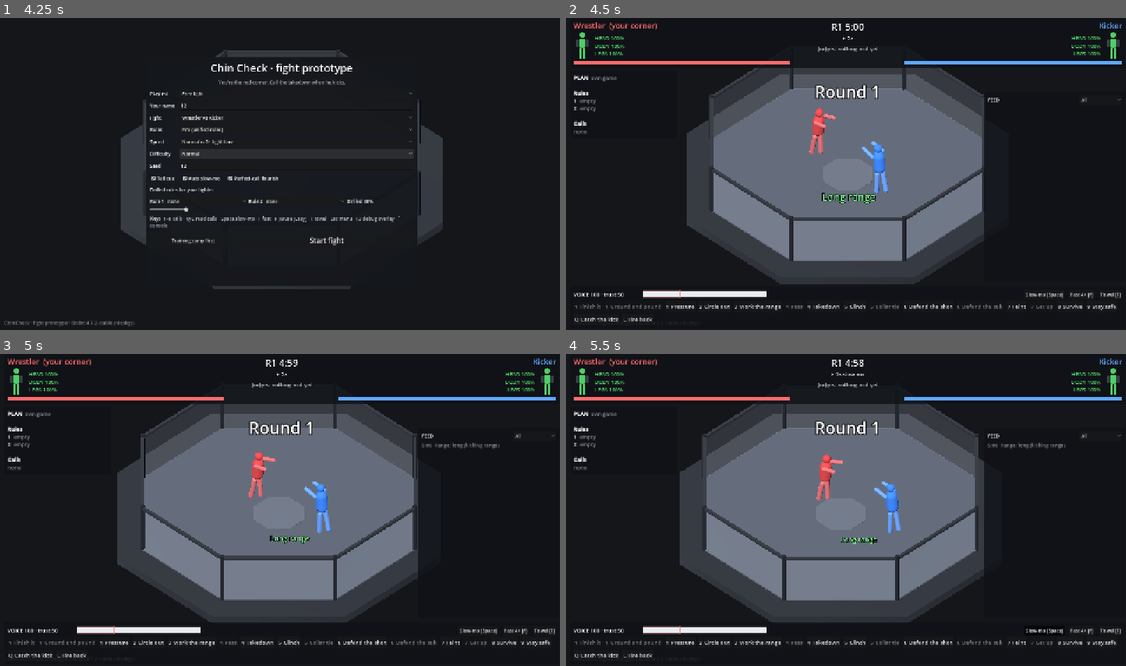
Above: before the commit, frames 1-4 (two rows, left to right).
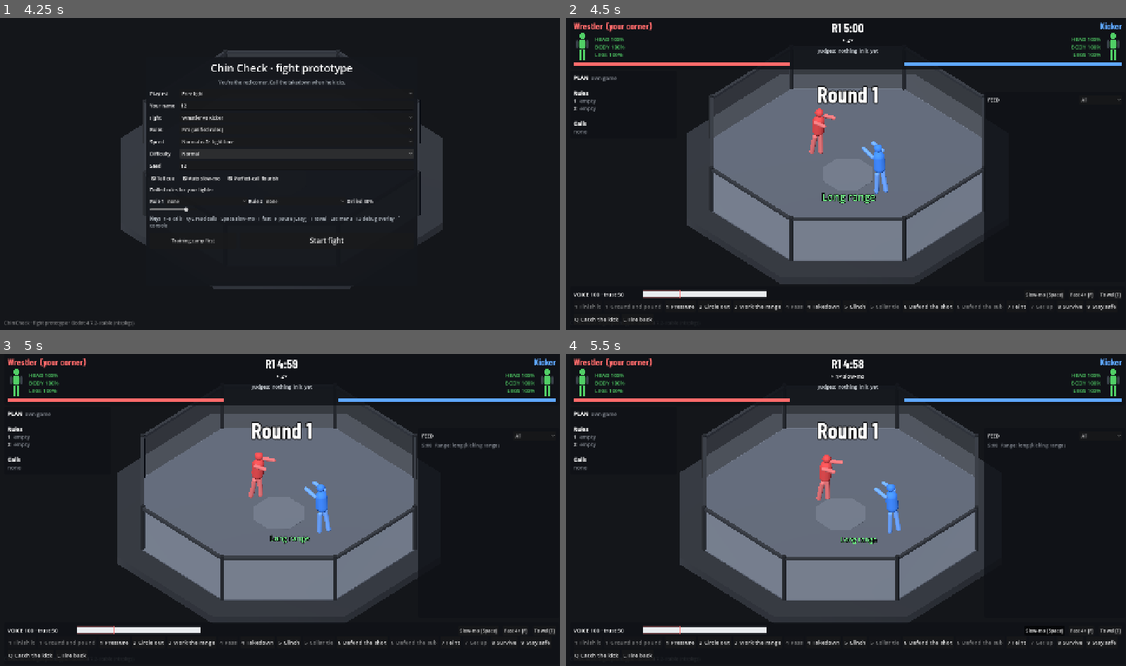
Above: after the commit, the same moments.

Repository: Dazedgenie/DazedMMA
Game: Godot game, scene res://game/main.tscn
The game is run twice, just before and just after one commit, with the same random seed, the same clock (stepped at 60 frames per second) and the same inputs.
Inputs (mouse positions are in pixels of both pictures, inside the frame that each line leads up to):
- Up to frame 1 (4.25 s): click (296, 105) at 0.52 s; type "12" at 0.6 s; click (296, 164) at 0.75 s; type "12" at 0.83 s; click "Normal is 2× fight time" at 1.25 s; click "Normal is 2× fight time" at 2 s; click "Normal" at 2.75 s; click "Normal" at 3.5 s
- Up to frame 2 (4.5 s): click "Start fight" at 4.25 s
- Up to frame 3 (5 s): no input
- Up to frame 4 (5.5 s): tap Enter at 5 s; move the mouse to (974, 491) at 5.02 s; hold Shift from 5.03 s (still down); click (974, 491) at 5.17 s; tap Space at 5.27 s

Frame 1 is identical in both runs. In frame 2, 2.3% of the frame differs, in the area x 1-100%, y 1-28%; in frame 3, 2.2%; in frame 4, 2.3%.

Commit message:
D171: the fight night card, and the display font on the fight screen
When the camp's last week has run, a full-screen fight night card opens over the
planner: the fighter with a big body figure, the gas tank, fatigue and injury, the
doctor's verdict as a tilted stamp, the camp's weeks and what it added, and Back to the
camp / Pull out / Fight!. The fight screen's names, round clock, round banner, ROCKED
and dialog titles use the display font. Presentation only.

Co-Authored-By: Claude Opus 5.5 <noreply@anthropic.com>
Claude-Session: https://claude.ai/code/session_01KLgVhoGqRdb2HB4CeiCBFL

Diff:
--- /dev/null
+++ b/tests/ui/test_fight_night_card.gd
@@ -0,0 +1,83 @@
+extends GutTest
+## The fight night card (ui/fight_night_card.gd, D171, docs/02 §3.11): shown over the camp planner when the camp is
+## over, with the gas tank, fatigue, injury, the doctor's stamp and Fight! or Pull out.
+
+var _planner: CampPlanner
+
+
+func before_each() -> void:
+	_planner = CampPlanner.new(FighterLibrary.load_dir().profile("wrestler"), 1)
+	_planner.opponent_name = "Kicker"
+	add_child_autofree(_planner)
+
+
+func test_it_opens_when_the_last_week_has_run_and_not_before() -> void:
+	_planner.run_week()
+	assert_false(_planner.night_card.visible)
+	_planner.run_rest()
+	assert_true(_planner.night_card.visible)
+	var text: String = _planner.night_card.text()
+	assert_string_contains(text, "vs Kicker")
+	assert_string_contains(text, "Gas tank")
+	assert_true(_planner.night_card.can_fight())
+
+
+func test_a_fit_fighter_gets_the_cleared_stamp_and_a_full_tank() -> void:
+	_planner.run_rest()
+	_planner.camp.fatigue = 0.0
+	_planner.camp.injured_days = 0
+	_planner._refresh()
+	var text: String = _planner.night_card.text()
+	assert_string_contains(text, "CLEARED")
+	assert_string_contains(text, "Gas tank 100%")
+	assert_string_contains(text, "Injury None")
+
+
+func test_a_hurt_fighter_is_cleared_to_fight_hurt_and_the_figure_shows_where() -> void:
+	_planner.run_rest()
+	_planner.camp.fatigue = 60.0
+	_planner.camp.injured_days = 3
+	_planner.camp.injury_area = "legs"
+	_planner._refresh()
+	var text: String = _planner.night_card.text()
+	assert_string_contains(text, "CLEARED TO FIGHT HURT")
+	assert_string_contains(text, "Gas tank 75%")
+	assert_string_contains(text, "Legs, 3 days to heal")
+	assert_gt(float(_planner.night_card._figure.hurt.legs), 0.0)
+	assert_true(_planner.night_card.can_fight())
+
+
+func test_the_doctor_stamps_not_cleared_and_fight_is_off() -> void:
+	_planner.run_rest()
+	_planner.camp.injured_days = 9
+	_planner.camp.injury_area = "head"
+	_planner._refresh()
+	assert_string_contains(_planner.night_card.text(), "NOT CLEARED")
+	assert_false(_planner.night_card.can_fight())
+
+
+func test_pulling_out_from_the_card_stamps_it_and_calls_the_fight_off() -> void:
+	_planner.run_rest()
+	_planner.night_card.pull_out_pressed.emit()
+	assert_true(_planner.pulled_out)
+	assert_string_contains(_planner.night_card.text(), "PULLED OUT")
+	assert_false(_planner.night_card.can_fight())
+
+
+func test_fight_on_the_card_takes_the_trained_fighter_into_the_fight() -> void:
+	_planner.run_rest()
+	watch_signals(_planner)
+	_planner.night_card.press_fight()
+	assert_signal_emitted(_planner, "fight_pressed")
+	assert_eq(get_signal_parameters(_planner, "fight_pressed")[0].id, "wrestler_camp")
+
+
+func test_going_back_shows_the_camp_and_fight_night_brings_the_card_back() -> void:
+	_planner.run_rest()
+	_planner.night_card.back_pressed.emit()
+	assert_false(_planner.night_card.visible)
+	assert_true(_planner._night_button.visible)
+	_planner._night_button.pressed.emit()
+	assert_true(_planner.night_card.visible)
+	_planner.reset()
+	assert_false(_planner.night_card.visible, "a new camp starts on week 1")
--- a/ui/camp_countdown.gd
+++ b/ui/camp_countdown.gd
@@ -9,6 +9,8 @@
 const FIGHT_W: float = 96.0
 const FONT_SIZE: int = 15
 const SMALL: int = 12
+## Narrower weeks than this don't show the plan's name under the week.
+const SUB_MIN_W: float = 90.0
 const TEXT := Color("#e9ecef")
 const DIM := Color("#8a8f98")
 const TRACK := Color("#22272f")
@@ -68,13 +70,15 @@
 			box.border_color = RED
 		draw_style_box(box, rect)
 		var colour: Color = TEXT if i <= run else DIM
-		draw_string(display, Vector2(x, 24.0), "WEEK %d" % (i + 1), HORIZONTAL_ALIGNMENT_CENTER, w, FONT_SIZE + 3, colour)
+		var label_y: float = 24.0 if w >= SUB_MIN_W else 33.0
+		draw_string(display, Vector2(x, label_y), "WEEK %d" % (i + 1), HORIZONTAL_ALIGNMENT_CENTER, w, FONT_SIZE + 3, colour)
 		var under: String = ""
 		if i < history.size():
 			under = String(history[i].get("plan", ""))
 		elif i == run:
 			under = "fight week" if i == weeks - 1 else "now"
-		draw_string(font, Vector2(x + 4.0, 41.0), under, HORIZONTAL_ALIGNMENT_CENTER, w - 8.0, SMALL, DIM)
+		if w >= SUB_MIN_W:  # Too narrow to read, so the plan's name is left to the tooltip.
+			draw_string(font, Vector2(x + 4.0, 41.0), under, HORIZONTAL_ALIGNMENT_CENTER, w - 8.0, SMALL, DIM)
 		if i < history.size() and bool(history[i].get("hurt", false)):
 			draw_circle(Vector2(x + w - 9.0, 9.0), 4.0, RED, true, -1.0, true)
 		x += w + PIP_GAP
--- a/ui/camp_planner.gd
+++ b/ui/camp_planner.gd
@@ -107,6 +107,11 @@
 var _fight: Button
 var _pull_out: Button
 var _filling: bool = false  # Setting the slots from a preset, not by hand.
+## The fight night card (D171) shown over the planner once the camp is over, and whether the player has gone back
+## from it to look at the camp.
+var night_card: FightNightCard
+var _night_open: bool = true
+var _night_button: Button
 
 
 func _init(profile: Dictionary, camp_seed: int = 1, library: TrainingLibrary = null) -> void:
@@ -147,12 +152,18 @@
 	_button(buttons, "Start the camp again", reset)
 	_run = _button(buttons, "Run week 1", run_week)
 	_run_rest = _button(buttons, "Run every week left like this one", run_rest)
+	_night_button = _button(buttons, "Fight night", func() -> void: show_night_card(true))
 	_pull_out = _button(buttons, "Pull out of the fight", pull_out)
 	_fight = _button(buttons, "Fight!", func() -> void: fight_pressed.emit(trained_profile()))
-	DisplayFont.apply(_fight, 30)
 	_fight.custom_minimum_size.x = 160.0
-	_style_fight_button()
+	style_fight_button(_fight, 30)
 	_build_session_menu()
+	night_card = FightNightCard.new()
+	night_card.visible = false
+	night_card.fight_pressed.connect(func() -> void: fight_pressed.emit(trained_profile()))
+	night_card.pull_out_pressed.connect(pull_out)
+	night_card.back_pressed.connect(func() -> void: show_night_card(false))
+	add_child(night_card)
 	_new_camp()
 	pick_preset(START_PLAN if _plan_ids.has(START_PLAN) else _plan_ids[0])
 
@@ -160,6 +171,12 @@
 ## Starts the camp over: week 1, the fighter as they came in (the week on screen stays).
 func reset() -> void:
 	_new_camp()
+	_refresh()
+
+
+## Opens the fight night card over the planner (once the camp is over), or goes back from it to the camp.
+func show_night_card(open: bool) -> void:
+	_night_open = open
 	_refresh()
 
 
@@ -621,7 +638,9 @@
 	(gauge.bar as ProgressBar).value = clampf(share, 0.0, 1.0) if text != "–" else 0.0
 
 
-func _style_fight_button() -> void:
+## The red Fight! button, in the display font (the planner's and the fight night card's).
+static func style_fight_button(button: Button, font_size: int) -> void:
+	DisplayFont.apply(button, font_size)
 	for state in ["normal", "hover", "pressed", "focus"]:
 		var style := StyleBoxFlat.new()
 		style.bg_color = Color("#e03131") if state != "hover" else Color("#f03e3e")
@@ -631,9 +650,9 @@
 			style.draw_center = false
 			style.set_border_width_all(2)
 			style.border_color = Color.WHITE
-		_fight.add_theme_stylebox_override(state, style)
-	_fight.add_theme_color_override("font_color", Color.WHITE)
-	_fight.add_theme_color_override("font_hover_color", Color.WHITE)
+		button.add_theme_stylebox_override(state, style)
+	button.add_theme_color_override("font_color", Color.WHITE)
+	button.add_theme_color_override("font_hover_color", Color.WHITE)
 
 
 func _text_box(min_size: Vector2) -> RichTextLabel:
@@ -695,6 +714,7 @@
 	camp = TrainingCamp.new(_start, _camp_seed, _library)
 	reports.clear()
 	pulled_out = false
+	_night_open = true
 
 
 func _on_preset_selected(index: int) -> void:
@@ -753,17 +773,33 @@
 	_forecast.text = _forecast_bbcode(forecast)
 	_log.text = _log_bbcode()
 	_refresh_stats(forecast.get("gains", {}))
-	if can_fight():
+	_night_button.visible = done()
+	night_card.visible = done() and _night_open
+	if night_card.visible:
+		night_card.show_night(_night_info())
+	elif can_fight():
 		FightHud.focus_later(_fight)
+
+
+## What the fight night card shows (FightNightCard.show_night).
+func _night_info() -> Dictionary:
+	var start_chin: float = float(_start.get("stats", {}).get("chin", FighterState.DEFAULT_STAT))
+	return { "name": String(_start.get("name", "Fighter")), "age": camp.age, "weeks": weeks, "opponent": opponent_name,
+		"night": camp.fight_night(), "pulled_out": pulled_out, "history": _history(), "gains": camp.camp_gains(),
+		"chin": camp.stat("chin"), "chin_change": camp.stat("chin") - start_chin }
+
+
+## The weeks run so far, for the countdowns (CampCountdown.show_camp).
+func _history() -> Array[Dictionary]:
+	var history: Array[Dictionary] = []
+	for i in reports.size():
+		history.append({ "plan": _plan_name(reports[i].plan), "hurt": not (reports[i].injuries as Array).is_empty(), "tip": _week_line(i, false) })
+	return history
 
 
 func _refresh_top() -> void:
 	var off: bool = done() and not can_fight()
-	var history: Array[Dictionary] = []
-	for i in reports.size():
-		var r: Dictionary = reports[i]
-		history.append({ "plan": _plan_name(r.plan), "hurt": not (r.injuries as Array).is_empty(), "tip": _week_line(i, false) })
-	_countdown.show_camp(weeks, history, off)
+	_countdown.show_camp(weeks, _history(), off)
 	var days: int = days_to_fight()
 	if off:
 		_days.text = "Fight off"
--- a/ui/fight_hud.gd
+++ b/ui/fight_hud.gd
@@ -399,7 +399,7 @@
 		var block := VBoxContainer.new()
 		block.size_flags_horizontal = Control.SIZE_EXPAND_FILL
 		var name_label := Label.new()
-		name_label.add_theme_font_size_override("font_size", 26)
+		DisplayFont.apply(name_label, 32)
 		name_label.add_theme_color_override("font_color", FIGHTER_COLOURS[i])
 		name_label.horizontal_alignment = HORIZONTAL_ALIGNMENT_LEFT if i == 0 else HORIZONTAL_ALIGNMENT_RIGHT
 		block.add_child(name_label)
@@ -422,7 +422,7 @@
 			_area_labels[i].append(line)
 		var rocked := Label.new()
 		rocked.text = "ROCKED"
-		rocked.add_theme_font_size_override("font_size", 18)
+		DisplayFont.apply(rocked, 22)
 		rocked.add_theme_color_override("font_color", PIP_COLOURS[2])
 		rocked.horizontal_alignment = HORIZONTAL_ALIGNMENT_LEFT if i == 0 else HORIZONTAL_ALIGNMENT_RIGHT
 		rocked.visible = false
@@ -527,7 +527,7 @@
 	_banner.offset_left = -500.0
 	_banner.offset_right = 500.0
 	_banner.horizontal_alignment = HORIZONTAL_ALIGNMENT_CENTER
-	_banner.add_theme_font_size_override("font_size", 56)
+	DisplayFont.apply(_banner, 76)
 	_banner.add_theme_color_override("font_outline_color", Color.BLACK)
 	_banner.add_theme_constant_override("outline_size", 12)
 	_banner.visible = false
@@ -563,7 +563,7 @@
 	dialog_column.add_theme_constant_override("separation", 14)
 	_dialog.add_child(dialog_column)
 	_dialog_title = Label.new()
-	_dialog_title.add_theme_font_size_override("font_size", 34)
+	DisplayFont.apply(_dialog_title, 44)
 	_dialog_title.horizontal_alignment = HORIZONTAL_ALIGNMENT_CENTER
 	dialog_column.add_child(_dialog_title)
 	_dialog_body = RichTextLabel.new()
@@ -587,7 +587,7 @@
 	block.custom_minimum_size = Vector2(340.0, 0.0)
 	_clock = Label.new()
 	_clock.horizontal_alignment = HORIZONTAL_ALIGNMENT_CENTER
-	_clock.add_theme_font_size_override("font_size", 32)
+	DisplayFont.apply(_clock, 42)
 	block.add_child(_clock)
 	_speed = Label.new()
 	_speed.horizontal_alignment = HORIZONTAL_ALIGNMENT_CENTER
--- /dev/null
+++ b/ui/fight_night_card.gd
@@ -0,0 +1,335 @@
+class_name FightNightCard
+extends PanelContainer
+## Fight night (D171, docs/02 §3.11): the full-screen card the camp planner shows when the last week has run. It says
+## how the camp sends the fighter in (TrainingCamp.fight_night, D135): the body figure with any healing injury, the
+## gas tank, how tired he is, what the camp added, and the doctor's verdict as a stamp; then Fight! or Pull out.
+## The opponent isn't here: the head-to-head is the fight setup's tale of the tape (Kyle's call).
+
+signal fight_pressed
+signal pull_out_pressed
+signal back_pressed
+
+const BACKGROUND := Color(0.06, 0.07, 0.09)
+const CARD := Color("#1b1f26")
+const RED_CORNER := Color("#ff6b6b")
+const TEXT := Color("#e9ecef")
+const DIM := Color("#8a8f98")
+const GOOD := Color("#51cf66")
+const WARN := Color("#fcc419")
+const BAD := Color("#ff6b6b")
+## The doctor's stamp: what it says and its colour, by verdict (TrainingCamp.FIT …), and once he's pulled out.
+const STAMPS := {
+	TrainingCamp.FIT: ["CLEARED", GOOD],
+	TrainingCamp.CLEARED_HURT: ["CLEARED TO FIGHT HURT", WARN],
+	TrainingCamp.NOT_CLEARED: ["NOT CLEARED", BAD],
+	"pulled_out": ["PULLED OUT", DIM],
+}
+## The stamp's tilt, in degrees.
+const STAMP_TILT: float = -7.0
+## How many of the camp's biggest gains it lists.
+const GAINS_SHOWN: int = 6
+
+var _title: Label
+var _subtitle: Label
+var _figure: BodyDamageFigure
+var _who: Label
+var _tank: Label
+var _tank_bar: ProgressBar
+var _tank_fill: StyleBoxFlat
+var _tank_note: Label
+var _fatigue: Label
+var _fatigue_note: Label
+var _injury: Label
+var _injury_note: Label
+var _stamp: Label
+var _stamp_box: PanelContainer
+var _verdict: Label
+var _countdown: CampCountdown
+var _gains: RichTextLabel
+var _fight: Button
+var _pull_out: Button
+
+
+func _init() -> void:
+	set_anchors_preset(Control.PRESET_FULL_RECT)
+	add_theme_stylebox_override("panel", FightHud._panel_style(BACKGROUND))
+	var column := VBoxContainer.new()
+	column.add_theme_constant_override("separation", 18)
+	add_child(column)
+
+	var head := VBoxContainer.new()
+	head.add_theme_constant_override("separation", 0)
+	column.add_child(head)
+	_title = Label.new()
+	_title.text = "FIGHT NIGHT"
+	_title.horizontal_alignment = HORIZONTAL_ALIGNMENT_CENTER
+	DisplayFont.apply(_title, 84)
+	_title.add_theme_color_override("font_color", RED_CORNER)
+	head.add_child(_title)
+	_subtitle = _label(20, DIM)
+	_subtitle.horizontal_alignment = HORIZONTAL_ALIGNMENT_CENTER
+	head.add_child(_subtitle)
+
+	var body := HBoxContainer.new()
+	body.add_theme_constant_override("separation", 20)
+	body.size_flags_vertical = Control.SIZE_EXPAND_FILL
+	body.alignment = BoxContainer.ALIGNMENT_CENTER
+	column.add_child(body)
+	body.add_child(_build_fighter_card())
+	body.add_child(_build_condition_card())
+	body.add_child(_build_camp_card())
+
+	var buttons := HBoxContainer.new()
+	buttons.alignment = BoxContainer.ALIGNMENT_CENTER
+	buttons.add_theme_constant_override("separation", 16)
+	column.add_child(buttons)
+	var back := CampPlanner._button(buttons, "Back to the camp", func() -> void: back_pressed.emit())
+	back.custom_minimum_size.x = 220.0
+	_pull_out = CampPlanner._button(buttons, "Pull out of the fight", func() -> void: pull_out_pressed.emit())
+	_pull_out.custom_minimum_size.x = 260.0
+	_fight = CampPlanner._button(buttons, "Fight!", func() -> void: fight_pressed.emit())
+	_fight.custom_minimum_size = Vector2(280.0, 64.0)
+	CampPlanner.style_fight_button(_fight, 38)
+
+
+## Fills the card. `info`: name, age, weeks, opponent, night (TrainingCamp.fight_night), pulled_out, history (the
+## countdown's weeks), gains (stat id → what the camp added), chin and chin_change.
+func show_night(info: Dictionary) -> void:
+	var night: Dictionary = info.night
+	var against: String = " · vs %s" % info.opponent if String(info.get("opponent", "")) != "" else ""
+	_subtitle.text = "Saturday evening%s · after a %d-week camp" % [against, int(info.weeks)]
+	_who.text = "%s, %d" % [info.name, int(info.age)]
+	for area: String in BodyDamageFigure.AREAS:
+		_figure.hurt[area] = float(night.hurt.get(area, 0.0))
+	var legs: float = float(night.hurt.get("legs", 0.0))
+	_figure.leg_hurt = [legs, legs]
+	_figure.queue_redraw()
+
+	var tank: float = float(night.tank)
+	_tank.text = "%d%%" % roundi(100.0 * tank)
+	var tank_colour: Color = GOOD if tank >= 0.995 else (WARN if tank >= 0.85 else BAD)
+	_tank.add_theme_color_override("font_color", tank_colour)
+	_tank_fill.bg_color = tank_colour
+	_tank_bar.value = tank
+	_tank_note.text = "A full tank for the whole fight." if tank >= 0.995 else "The camp's fatigue shrinks the tank for the whole fight."
+	var fatigue: float = float(night.fatigue)
+	_fatigue.text = "%d" % roundi(fatigue)
+	_fatigue.add_theme_color_override("font_color", GOOD if fatigue < TrainingCamp.FRESH_BELOW else (WARN if fatigue < TrainingCamp.FATIGUE_FREE else BAD))
+	_fatigue_note.text = CampPlanner._sentence(TrainingCamp.freshness(fatigue))
+	var days: int = int(night.injured_days)
+	if days > 0:
+		var area: String = night.injury_area
+		_injury.text = "%s, %d days to heal" % [area.capitalize(), days]
+		_injury.add_theme_color_override("font_color", BAD)
+		_injury_note.text = "Starts the fight %d%% hurt there: %s." % [roundi(100.0 * float(night.hurt[area])), CampPlanner.HURT_EFFECTS.get(area, "")]
+	else:
+		_injury.text = "None"
+		_injury.add_theme_color_override("font_color", GOOD)
+		_injury_note.text = "Nothing healing."
+
+	var verdict: String = "pulled_out" if bool(info.get("pulled_out", false)) else String(night.doctor)
+	_stamp.text = STAMPS[verdict][0]
+	_stamp_box.reset_size()  # Shrink to a shorter word.
+	var colour: Color = STAMPS[verdict][1]
+	_stamp.add_theme_color_override("font_color", colour)
+	(_stamp_box.get_theme_stylebox("panel") as StyleBoxFlat).border_color = colour
+	match verdict:
+		"pulled_out":
+			_verdict.text = "You pulled him out. The fight is off and the camp is wasted."
+		TrainingCamp.NOT_CLEARED:
+			_verdict.text = "More than %d days still to heal. The fight is off and the camp is wasted." % TrainingCamp.DOCTOR_MAX_DAYS
+		TrainingCamp.CLEARED_HURT:
+			_verdict.text = "He can fight hurt. Fighting on it has a %d%% chance of making it worse (a longer layoff after). You can pull out instead." % roundi(100.0 * float(night.worsen_chance))
+		_:
+			_verdict.text = "Fit to fight."
+	_fight.disabled = verdict != TrainingCamp.FIT and verdict != TrainingCamp.CLEARED_HURT
+	_pull_out.disabled = _fight.disabled
+	if not _fight.disabled:
+		FightHud.focus_later(_fight)
+
+	var history: Array[Dictionary] = []
+	history.assign(info.get("history", []))
+	_countdown.show_camp(int(info.weeks), history, _fight.disabled)
+	_gains.text = _gains_bbcode(info.get("gains", {}), float(info.get("chin_change", 0.0)), float(info.get("chin", 0.0)))
+
+
+## The card as text (tests read it).
+func text() -> String:
+	return "\n".join([_subtitle.text, _who.text, "Gas tank " + _tank.text, _tank_note.text, "Fatigue " + _fatigue.text,
+		_fatigue_note.text, "Injury " + _injury.text, _injury_note.text, _stamp.text, _verdict.text, _gains.get_parsed_text()])
+
+
+func can_fight() -> bool:
+	return not _fight.disabled
+
+
+func press_fight() -> void:
+	if not _fight.disabled:
+		_fight.pressed.emit()
+
+
+# --- building it -----------------------------------------------------------------
+
+func _build_fighter_card() -> Control:
+	var card := _card(Vector2(360.0, 0.0))
+	var box: VBoxContainer = card.get_child(0)
+	box.alignment = BoxContainer.ALIGNMENT_CENTER
+	_who = Label.new()
+	DisplayFont.apply(_who, 40)
+	_who.add_theme_color_override("font_color", RED_CORNER)
+	_who.horizontal_alignment = HORIZONTAL_ALIGNMENT_CENTER
+	box.add_child(_who)
+	var corner := _label(16, DIM)
+	corner.text = "Your corner"
+	corner.horizontal_alignment = HORIZONTAL_ALIGNMENT_CENTER
+	box.add_child(corner)
+	_figure = BodyDamageFigure.new()
+	_figure.custom_minimum_size = Vector2(180.0, 300.0)
+	_figure.size_flags_horizontal = Control.SIZE_SHRINK_CENTER
+	_figure.tooltip_text = "where he's hurt as he walks out: green is fresh, red is badly hurt"
+	box.add_child(_figure)
+	return card
+
+
+func _build_condition_card() -> Control:
+	var card := _card(Vector2(520.0, 0.0))
+	var box: VBoxContainer = card.get_child(0)
+	box.add_theme_constant_override("separation", 6)
+	box.add_child(_heading("Gas tank"))
+	_tank = _big()
+	box.add_child(_tank)
+	_tank_bar = ProgressBar.new()
+	_tank_bar.show_percentage = false
+	_tank_bar.max_value = 1.0
+	_tank_bar.custom_minimum_size.y = 12.0
+	var track := StyleBoxFlat.new()
+	track.bg_color = Color("#2b3038")
+	track.set_corner_radius_all(6)
+	_tank_bar.add_theme_stylebox_override("background", track)
+	_tank_fill = StyleBoxFlat.new()
+	_tank_fill.set_corner_radius_all(6)
+	_tank_bar.add_theme_stylebox_override("fill", _tank_fill)
+	box.add_child(_tank_bar)
+	_tank_note = _note()
+	box.add_child(_tank_note)
+	box.add_child(_spacer())
+	box.add_child(_heading("Fatigue"))
+	var fatigue_row := HBoxContainer.new()
+	fatigue_row.add_theme_constant_override("separation", 14)
+	box.add_child(fatigue_row)
+	_fatigue = _big()
+	fatigue_row.add_child(_fatigue)
+	_fatigue_note = _label(22, TEXT)
+	_fatigue_note.size_flags_vertical = Control.SIZE_SHRINK_CENTER
+	fatigue_row.add_child(_fatigue_note)
+	box.add_child(_spacer())
+	box.add_child(_heading("Injury"))
+	_injury = Label.new()
+	DisplayFont.apply(_injury, 40)
+	box.add_child(_injury)
+	_injury_note = _note()
+	box.add_child(_injury_note)
+	box.add_child(_spacer())
+	box.add_child(_heading("The doctor"))
+	_stamp_box = PanelContainer.new()
+	var stamp_style := StyleBoxFlat.new()
+	stamp_style.draw_center = false
+	stamp_style.set_border_width_all(5)
+	stamp_style.set_corner_radius_all(8)
+	stamp_style.set_content_margin_all(10)
+	stamp_style.content_margin_left = 22.0
+	stamp_style.content_margin_right = 22.0
+	_stamp_box.add_theme_stylebox_override("panel", stamp_style)
+	_stamp_box.rotation_degrees = STAMP_TILT
+	# A container would undo the tilt, so the stamp sits in a plain Control that it sizes.
+	var holder := Control.new()
+	holder.size_flags_horizontal = Control.SIZE_SHRINK_CENTER
+	holder.add_child(_stamp_box)
+	_stamp_box.resized.connect(func() -> void:
+		_stamp_box.pivot_offset = _stamp_box.size * 0.5
+		var lift: float = absf(sin(deg_to_rad(STAMP_TILT))) * _stamp_box.size.x * 0.5  # How far the tilt raises one end.
+		holder.custom_minimum_size = _stamp_box.size + Vector2(0.0, 2.0 * lift)
+		_stamp_box.position = Vector2(0.0, lift))
+	_stamp = Label.new()
+	DisplayFont.apply(_stamp, 46)
+	_stamp_box.add_child(_stamp)
+	box.add_child(holder)
+	_verdict = _note()
+	box.add_child(_verdict)
+	return card
+
+
+func _build_camp_card() -> Control:
+	var card := _card(Vector2(560.0, 0.0))
+	var box: VBoxContainer = card.get_child(0)
+	box.add_child(_heading("The camp"))
+	_countdown = CampCountdown.new()
+	box.add_child(_countdown)
+	box.add_child(_spacer())
+	box.add_child(_heading("What it added"))
+	_gains = RichTextLabel.new()
+	_gains.bbcode_enabled = true
+	_gains.fit_content = true
+	_gains.size_flags_vertical = Control.SIZE_EXPAND_FILL
+	_gains.add_theme_font_size_override("normal_font_size", 20)
+	_gains.add_theme_color_override("default_color", TEXT)
+	box.add_child(_gains)
+	return card
+
+
+func _gains_bbcode(gains: Dictionary, chin_change: float, chin: float) -> String:
+	var ids: Array = gains.keys().filter(func(id: String) -> bool: return float(gains[id]) >= CampPlanner.SHOWN_GAIN)
+	ids.sort_custom(func(a: String, b: String) -> bool: return gains[a] > gains[b])
+	var lines: Array[String] = []
+	for id: String in ids.slice(0, GAINS_SHOWN):
+		lines.append("%s [color=%s]+%.2f[/color]" % [TrainingCamp.STAT_NAMES.get(id, id), CampPlanner.GAIN, gains[id]])
+	if lines.is_empty():
+		lines.append("[color=%s]Nothing yet.[/color]" % CampPlanner.DIM)
+	if chin_change <= -CampPlanner.SHOWN_GAIN:
+		lines.append("Chin [color=%s]%.2f[/color] (hard sparring), now %d" % [CampPlanner.LOSS, chin_change, roundi(chin)])
+	lines.append("[color=%s]Fights use each stat to the nearest point.[/color]" % CampPlanner.DIM)
+	return "\n".join(lines)
+
+
+func _card(min_size: Vector2) -> PanelContainer:
+	var card := PanelContainer.new()
+	card.custom_minimum_size = min_size
+	var style: StyleBoxFlat = FightHud._panel_style(CARD)
+	style.set_content_margin_all(22)
+	card.add_theme_stylebox_override("panel", style)
+	var box := VBoxContainer.new()
+	box.add_theme_constant_override("separation", 10)
+	card.add_child(box)
+	return card
+
+
+func _heading(text_in: String) -> Label:
+	var label := _label(20, DIM)
+	DisplayFont.apply(label, 20)
+	label.text = text_in.to_upper()
+	return label
+
+
+func _big() -> Label:
+	var label := Label.new()
+	DisplayFont.apply(label, 64)
+	return label
+
+
+func _note() -> Label:
+	var label := _label(17, Color("#adb5bd"))
+	label.autowrap_mode = TextServer.AUTOWRAP_WORD_SMART
+	return label
+
+
+func _spacer() -> Control:
+	var gap := Control.new()
+	gap.custom_minimum_size.y = 8.0
+	return gap
+
+
+static func _label(font_size: int, colour: Color) -> Label:
+	var label := Label.new()
+	label.add_theme_font_size_override("font_size", font_size)
+	label.add_theme_color_override("font_color", colour)
+	return label
Not shown, added: tests/ui/test_fight_night_card.gd.uid
Not shown, added: ui/fight_night_card.gd.uid
Not shown, changed: CLAUDE.md
Not shown, changed: docs/00-design-planning.md
Not shown, changed: docs/02-fighter-and-training.md
Not shown, changed: docs/06-fight-hud.md
